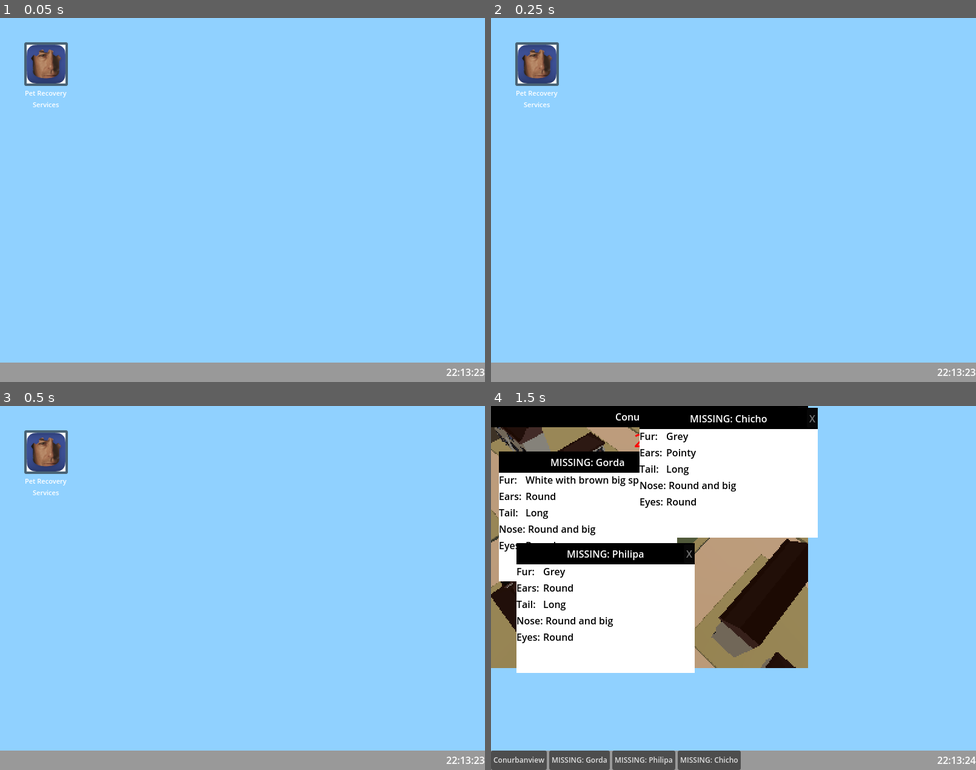
Above: before the commit, frames 1-4 (two rows, left to right).
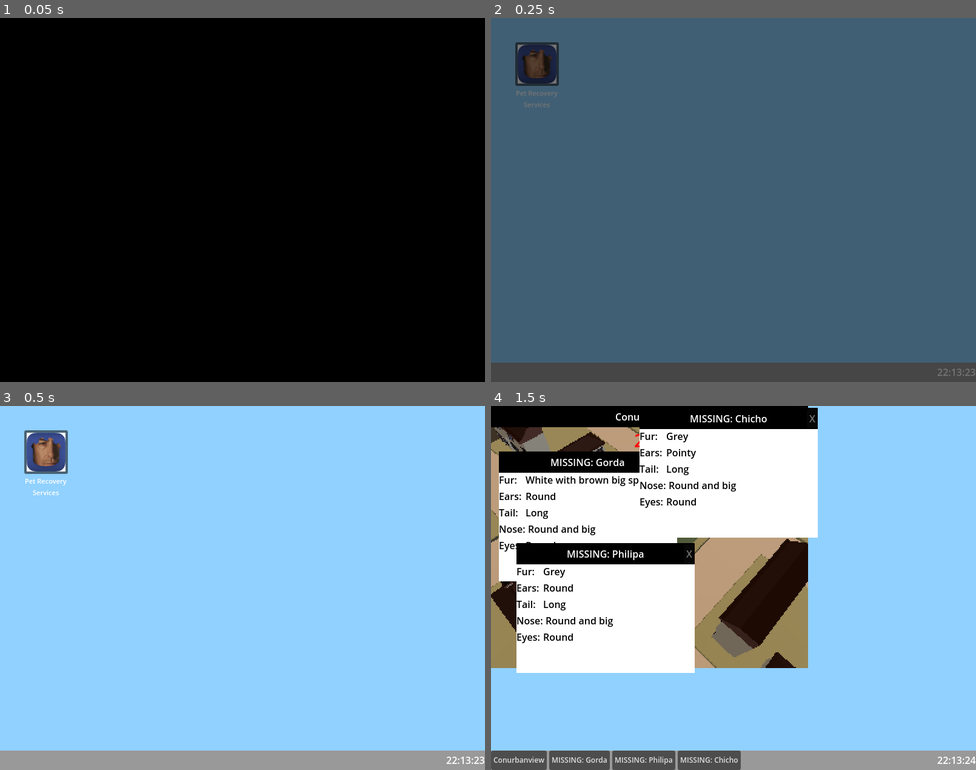
Above: after the commit, the same moments.

Repository: cc-dan/prs
Game: Godot game, scene res://scenes/desktop.tscn
Same seed, same stepped clock (60 frames per second), same inputs: the game is played once before the commit and once after it.
Inputs (mouse positions are in pixels of both pictures, inside the frame that each line leads up to):
- Up to frame 1 (0.05 s): no input
- Up to frame 2 (0.25 s): no input
- Up to frame 3 (0.5 s): no input
- Up to frame 4 (1.5 s): click (539, 453) at 0.5 s; click "Start Shift" at 1.25 s

The runs differ from the first frame. In frame 1, 100% of the frame differs, in the area x 0-100%, y 0-100%; in frame 2, 100%; in frame 3, nothing differs; in frame 4, nothing differs.

Commit message:
Fin del juego y reinicio

Diff:
--- a/project.godot
+++ b/project.godot
@@ -14,6 +14,10 @@
 run/main_scene="uid://brix0jw77qnpr"
 config/features=PackedStringArray("4.4", "GL Compatibility")
 config/icon="res://icon.svg"
+
+[autoload]
+
+TransitionScreen="*res://scenes/transition_screen.tscn"
 
 [display]
 
--- a/scenes/desktop.tscn
+++ b/scenes/desktop.tscn
@@ -1,8 +1,11 @@
-[gd_scene load_steps=4 format=3 uid="uid://brix0jw77qnpr"]
+[gd_scene load_steps=5 format=3 uid="uid://brix0jw77qnpr"]
 
 [ext_resource type="Script" uid="uid://dl8jk7ycf4dcs" path="res://scripts/desktop.gd" id="1_81rff"]
 [ext_resource type="Texture2D" uid="uid://3ovlcv87urfh" path="res://scenes/images/saul.png" id="4_dcrhm"]
 [ext_resource type="PackedScene" uid="uid://bvnsasdwtykit" path="res://scenes/taskbar/taskbar.tscn" id="5_dcrhm"]
+
+[sub_resource type="StyleBoxFlat" id="StyleBoxFlat_81rff"]
+bg_color = Color(0, 0, 0, 1)
 
 [node name="Desktop" type="Node2D"]
 script = ExtResource("1_81rff")
@@ -51,4 +54,28 @@
 horizontal_alignment = 1
 autowrap_mode = 2
 
+[node name="EndScreen" type="PanelContainer" parent="."]
+unique_name_in_owner = true
+visible = false
+offset_right = 800.0
+offset_bottom = 600.0
+theme_override_styles/panel = SubResource("StyleBoxFlat_81rff")
+
+[node name="CenterContainer" type="CenterContainer" parent="EndScreen"]
+layout_mode = 2
+
+[node name="EndText" type="Label" parent="EndScreen/CenterContainer"]
+layout_mode = 2
+theme_override_font_sizes/font_size = 32
+text = "Thank you for playing!
+https://wsilla.itch.io
+30/08/25"
+horizontal_alignment = 1
+
+[node name="EndTimer" type="Timer" parent="."]
+unique_name_in_owner = true
+wait_time = 5.0
+one_shot = true
+
 [connection signal="pressed" from="Icon/VBoxContainer/Button" to="." method="_on_world_view_icon_pressed"]
+[connection signal="timeout" from="EndTimer" to="." method="_on_end_timer_timeout"]
--- /dev/null
+++ b/scenes/transition_screen.tscn
@@ -0,0 +1,79 @@
+[gd_scene load_steps=6 format=3 uid="uid://dlwp5vnmlx776"]
+
+[ext_resource type="Script" uid="uid://bv1ir54kyyq2o" path="res://scripts/transition_screen.gd" id="1_12c8c"]
+
+[sub_resource type="Animation" id="Animation_jweab"]
+resource_name = "fade_to_black"
+length = 0.5
+tracks/0/type = "value"
+tracks/0/imported = false
+tracks/0/enabled = true
+tracks/0/path = NodePath("ColorRect:modulate")
+tracks/0/interp = 1
+tracks/0/loop_wrap = true
+tracks/0/keys = {
+"times": PackedFloat32Array(0, 0.5),
+"transitions": PackedFloat32Array(1, 1),
+"update": 0,
+"values": [Color(1, 1, 1, 0), Color(1, 1, 1, 1)]
+}
+
+[sub_resource type="Animation" id="Animation_jrk67"]
+length = 0.001
+tracks/0/type = "value"
+tracks/0/imported = false
+tracks/0/enabled = true
+tracks/0/path = NodePath("ColorRect:modulate")
+tracks/0/interp = 1
+tracks/0/loop_wrap = true
+tracks/0/keys = {
+"times": PackedFloat32Array(0),
+"transitions": PackedFloat32Array(1),
+"update": 0,
+"values": [Color(1, 1, 1, 0)]
+}
+
+[sub_resource type="Animation" id="Animation_qj1lb"]
+resource_name = "fade_to_normal"
+length = 0.5
+tracks/0/type = "value"
+tracks/0/imported = false
+tracks/0/enabled = true
+tracks/0/path = NodePath("ColorRect:modulate")
+tracks/0/interp = 1
+tracks/0/loop_wrap = true
+tracks/0/keys = {
+"times": PackedFloat32Array(0.0666667, 0.433333),
+"transitions": PackedFloat32Array(1, 1),
+"update": 0,
+"values": [Color(1, 1, 1, 1), Color(1, 1, 1, 0)]
+}
+
+[sub_resource type="AnimationLibrary" id="AnimationLibrary_8adi8"]
+_data = {
+&"RESET": SubResource("Animation_jrk67"),
+&"fade_to_black": SubResource("Animation_jweab"),
+&"fade_to_normal": SubResource("Animation_qj1lb")
+}
+
+[node name="TransitionScreen" type="CanvasLayer"]
+script = ExtResource("1_12c8c")
+
+[node name="ColorRect" type="ColorRect" parent="."]
+unique_name_in_owner = true
+visible = false
+modulate = Color(1, 1, 1, 0)
+anchors_preset = 15
+anchor_right = 1.0
+anchor_bottom = 1.0
+grow_horizontal = 2
+grow_vertical = 2
+color = Color(0, 0, 0, 1)
+
+[node name="AnimationPlayer" type="AnimationPlayer" parent="."]
+unique_name_in_owner = true
+libraries = {
+&"": SubResource("AnimationLibrary_8adi8")
+}
+
+[connection signal="animation_finished" from="AnimationPlayer" to="." method="_on_animation_finished"]
--- a/scenes/window/window_world_view.tscn
+++ b/scenes/window/window_world_view.tscn
@@ -106,4 +106,5 @@
 
 [connection signal="dog_clicked" from="HBoxContainer/Body/SubViewportContainer/SubViewport/world" to="." method="_on_world_dog_clicked"]
 [connection signal="submit" from="HBoxContainer/Body/SubViewportContainer/RecoveryWindow" to="." method="_on_recovery_window_submit"]
+[connection signal="pressed" from="HBoxContainer/Body/EndScreen/CenterContainer/VBoxContainer/EndButton" to="." method="_on_end_button_pressed"]
 [connection signal="pressed" from="HBoxContainer/Body/StartScreen/CenterContainer/VBoxContainer/StartButton" to="." method="_on_start_button_pressed"]
--- a/scripts/desktop.gd
+++ b/scripts/desktop.gd
@@ -9,6 +9,9 @@
 var game_window: window = null
 var pet_names: Array = []
 var tries: int
+
+func _ready() -> void:
+	TransitionScreen.transition(true)
 
 func start_game(objectives: Array) -> void:
 	pet_names = []
@@ -51,7 +54,18 @@
 	recovery_window = game_window.get_node("HBoxContainer/Body/SubViewportContainer/RecoveryWindow")
 	game_window.game_started.connect(_on_world_view_window_game_started)
 	game_window.dog_found.connect(_on_world_view_window_dog_found)
+	game_window.game_ended.connect(_on_game_ended)
 	add_child(game_window)
+
+func _on_game_ended() -> void:
+	TransitionScreen.transition()
+	await TransitionScreen.on_transition_finished
+	if pet_names.is_empty():
+		%EndScreen.move_to_front()
+		%EndScreen.visible = true
+		%EndTimer.start()
+	else:
+		get_tree().reload_current_scene()
 
 func _on_world_view_window_game_started() -> void:
 	start_game([
@@ -90,3 +104,7 @@
 	tries -= 1
 	if tries == 0 or pet_names.is_empty():
 		end_game()
+
+
+func _on_end_timer_timeout() -> void:
+	get_tree().quit()
--- /dev/null
+++ b/scripts/transition_screen.gd
@@ -0,0 +1,11 @@
+extends CanvasLayer
+
+signal on_transition_finished
+
+func transition(to_normal := false) -> void:
+	%ColorRect.visible = true
+	%AnimationPlayer.play("fade_to_black" if not to_normal else "fade_to_normal")
+
+func _on_animation_finished(anim_name: StringName) -> void:
+	%ColorRect.visible = false
+	on_transition_finished.emit()
--- a/scripts/window_world_view.gd
+++ b/scripts/window_world_view.gd
@@ -1,7 +1,7 @@
 extends "res://scripts/window.gd"
 
 signal game_started
-signal game_ended(won: bool)
+signal game_ended
 signal dog_found(selection: String, pet: String)
 
 func _process(_delta: float) -> void:
@@ -24,7 +24,7 @@
 	%EndScreen.visible = true
 
 func _on_end_button_pressed() -> void:
-	game_ended.emit(false)
+	game_ended.emit()
 
 
 func _on_recovery_window_submit(selection: String, pet: String) -> void:
@@ -34,4 +34,4 @@
 func end_game(end_text: String, won: bool) -> void:
 	%EndText.text = end_text
 	%EndScreen.visible = true
-	%EndButton.text = "Continue" if won else "Retry"
+	%EndButton.text = "Continue"
